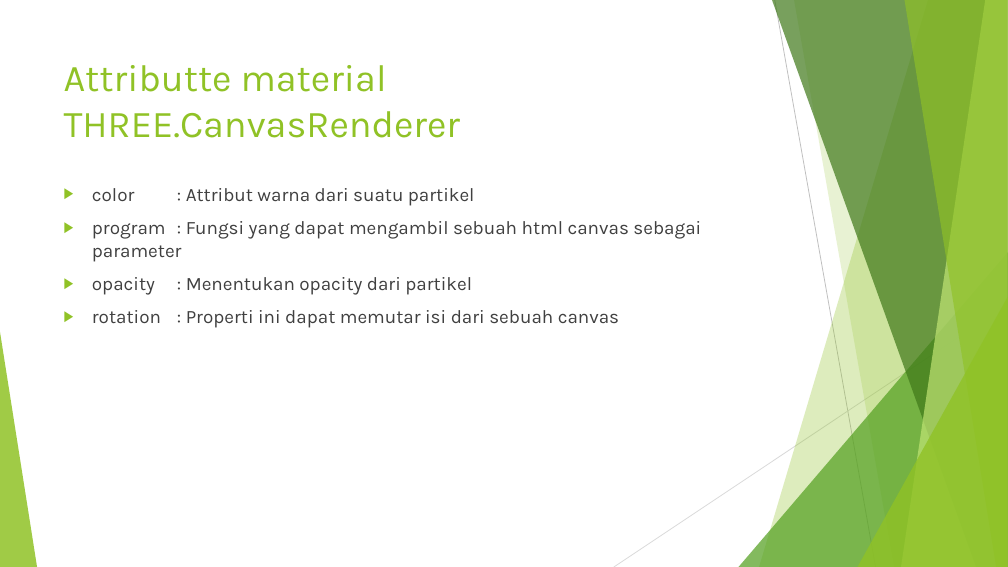
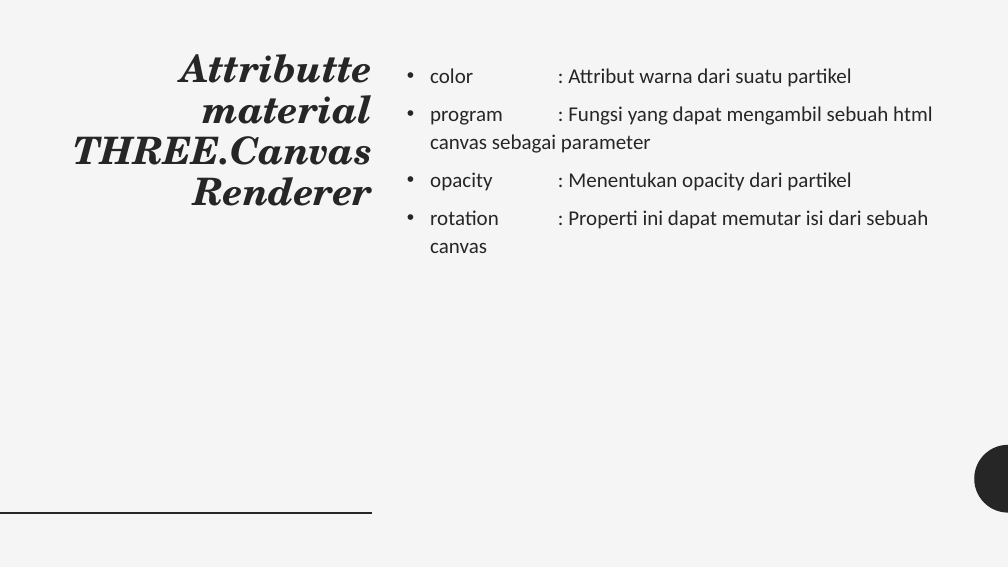
Before and after one commit to grafkom-d-if-its-2019/threejs-presentation-yolo, a slide deck: slide 3 of presentation/Particles, Sprites, and the Point Cloud.pptx. Drawn at 1008x567 pixels with LibreOffice and Linux fonts; fonts in the diff are those of the drawing. Boxes give left, top, right and bottom in pixels: in the first picture for what was removed or moved away, otherwise in the second. Text is boxed around its words. In the diff, an @@ line names an element or a change of style, - is before the commit and + after.

```diff
--- a/presentation/Particles, Sprites, and the Point Cloud.pptx
+++ b/presentation/Particles, Sprites, and the Point Cloud.pptx
@@ background #FFFFFF to #F5F5F5 @@
@@ title "Attributte material THREE.CanvasRenderer": place and size @@
-title "Attributte material THREE.CanvasRenderer" at (64, 65, 461, 138)
+title "Attributte material THREE.CanvasRenderer" at (73, 54, 373, 165)
@@ title "Attributte material THREE.CanvasRenderer" at (73, 54, 373, 165): font Karla to TeX Gyre Schola, text colour #90C226 to #262626, bold on, italic on; alignment left to right; line spacing 1 to 0.9 @@
@@ text "color : Attribut warna dari ...": place and size @@
-text "color : Attribut warna dari ..." at (92, 188, 701, 328)
+text "color : Attribut warna dari ..." at (430, 68, 933, 229)
@@ text "color : Attribut warna dari ..." at (430, 68, 933, 229): size 18 to 20 pt, font Karla to Calibri, text colour #404040 to #262626; bullet ▶ to •; line spacing 1 to 1.12; less space between paragraphs @@
@@ group removed at (0, 0, 1008, 567): 5 freeform shapes, 3 triangles, 2 lines @@
@@ freeform shape added at (975, 445, 1008, 513), fill #262626 @@
@@ line added from (0, 513) to (372, 513), #262626 2 pt @@
```
Also in this commit, not shown: 2 other slides changed, 4 slides added, 1 other file.
